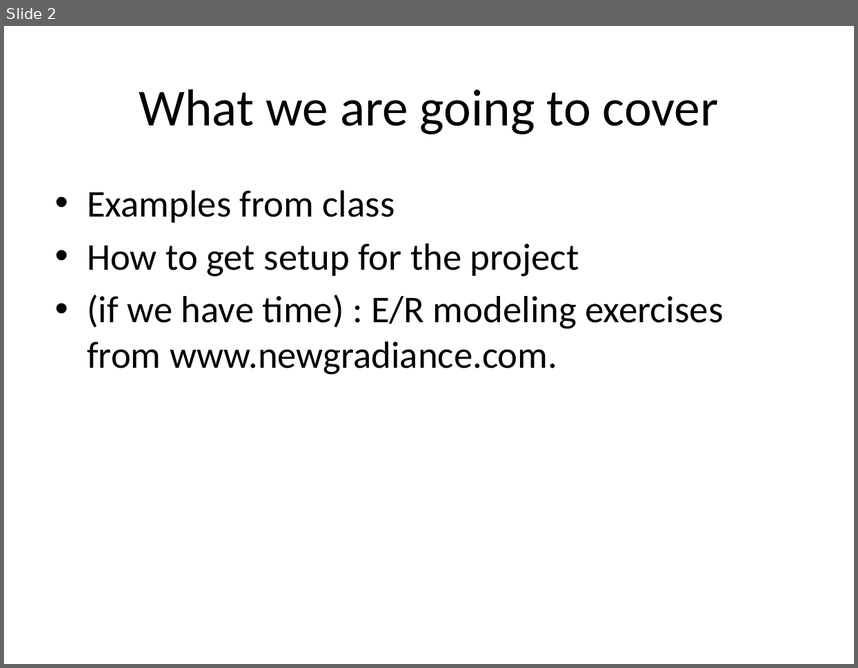
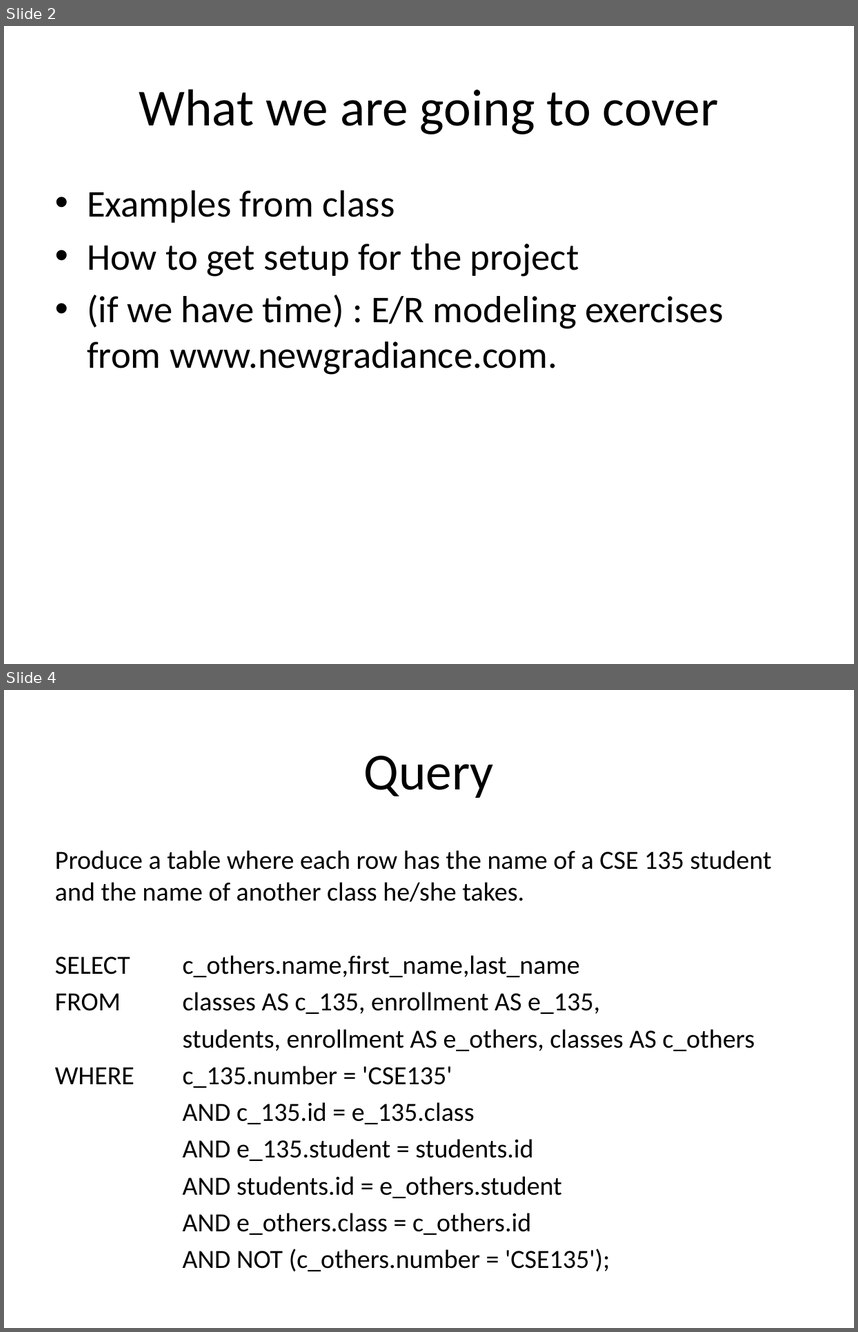
Before and after one commit to TonyWong0512/CSE135prep, a slide deck: presentations/DiscussionWeek3.pptx. Shown one above the other, each under a label of ours: slide 2 before the commit, slides 2 and 4 after it; the slides between them are not shown. The pictures are 858x668 and 858x1332 pixels, drawn with LibreOffice and Linux fonts; fonts in the diff are those of the drawing. Boxes give left, top, right and bottom in pixels: in the first picture for what was removed or moved away, otherwise in the second. Text is boxed around its words. In the diff, an @@ line names an element or a change of style, - is before the commit and + after.

```diff
--- a/presentations/DiscussionWeek3.pptx
+++ b/presentations/DiscussionWeek3.pptx
@@ slide 4 added at (4, 690, 854, 1328), background #FFFFFF @@
@@ title added at (364, 756, 494, 798), 44 pt, text #000000 @@
+Query
@@ text added at (55, 850, 771, 1271), 22.2 pt, text #000000 @@
+Produce a table where each row has the name of a CSE 135 student and the name of another class he/she takes.
+SELECT c_others.name,first_name,last_name
+FROM classes AS c_135, enrollment AS e_135,
+students, enrollment AS e_others, classes AS c_others
+WHERE c_135.number = 'CSE135'
+AND c_135.id = e_135.class
+AND e_135.student = students.id
+AND students.id = e_others.student
+AND e_others.class = c_others.id
+AND NOT (c_others.number = 'CSE135');
```
Also in this commit, not shown: 1 slide changed, 3 other slides added, 1 slide removed, 34 other files.
